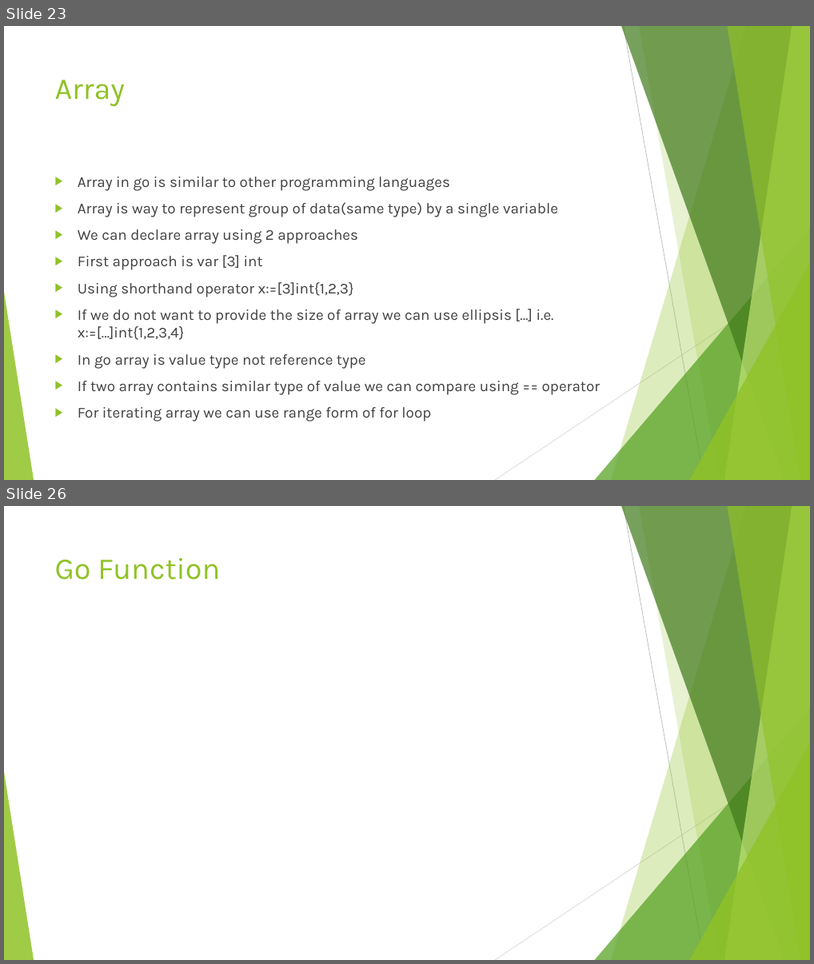
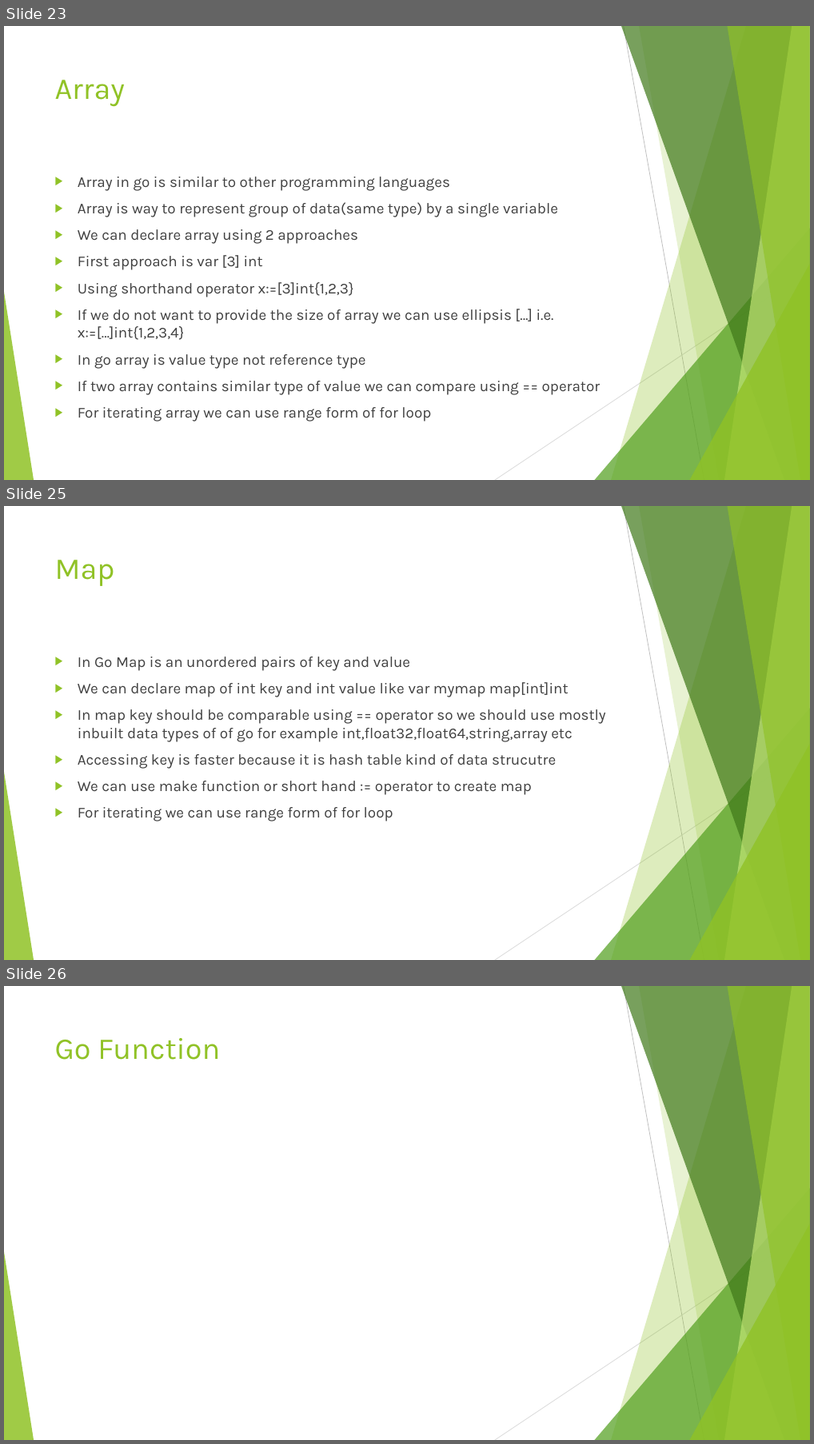
Before and after one commit to vivekdubeydeveloper/goquickstart, a slide deck: goquickstart.pptx. Shown one above the other, each under a label of ours: slides 23 and 26 before the commit, slides 23, 25 and 26 after it; the slides between them are not shown. The pictures are 814x964 and 814x1444 pixels, drawn with LibreOffice and Linux fonts; fonts in the diff are those of the drawing. Boxes give left, top, right and bottom in pixels: in the first picture for what was removed or moved away, otherwise in the second. Text is boxed around its words. In the diff, an @@ line names an element or a change of style, - is before the commit and + after.

```diff
--- a/goquickstart.pptx
+++ b/goquickstart.pptx
@@ slide 25 added at (4, 506, 810, 960), background #FFFFFF; not listed: 10 template elements that a slide beside it also shows @@
@@ title added at (55, 560, 115, 586), 36 pt, text #90C226 @@
+Map
@@ text added at (78, 656, 606, 821), 18 pt, text #404040 @@
+▶ In Go Map is an unordered pairs of key and value
+▶ We can declare map of int key and int value like var mymap map[int]int
+▶ In map key should be comparable using == operator so we should use mostly inbuilt data types of of go for example int,float32,float64,string,array etc
+▶ Accessing key is faster because it is hash table kind of data strucutre
+▶ We can use make function or short hand := operator to create map
+▶ For iterating we can use range form of for loop
```
Also in this commit, not shown: 2 other slides added, 2 slides removed, 2 other files.
